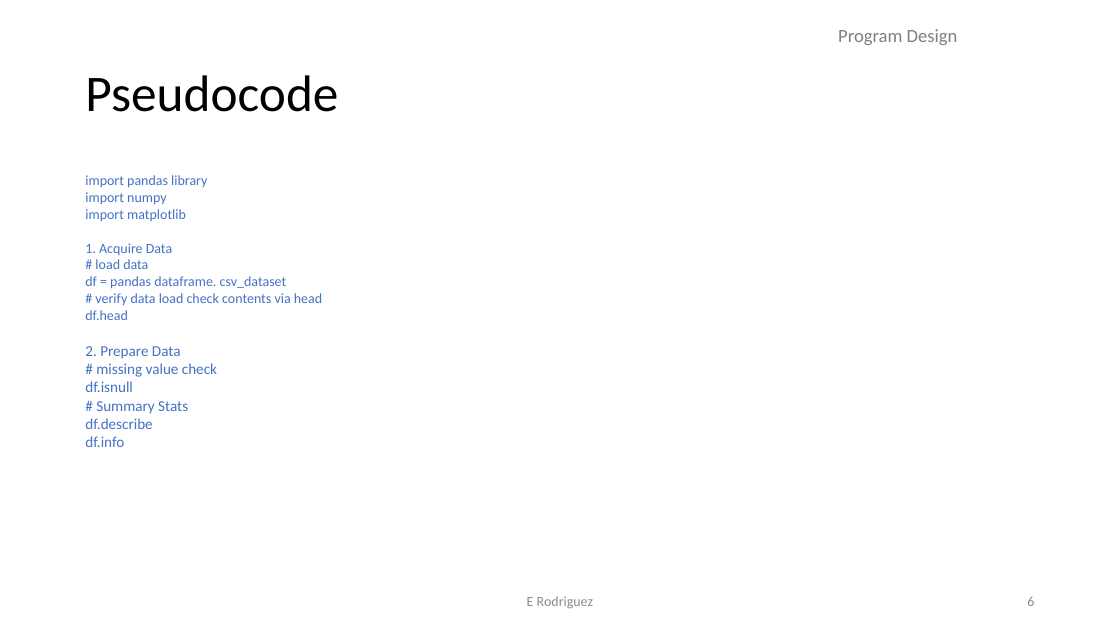
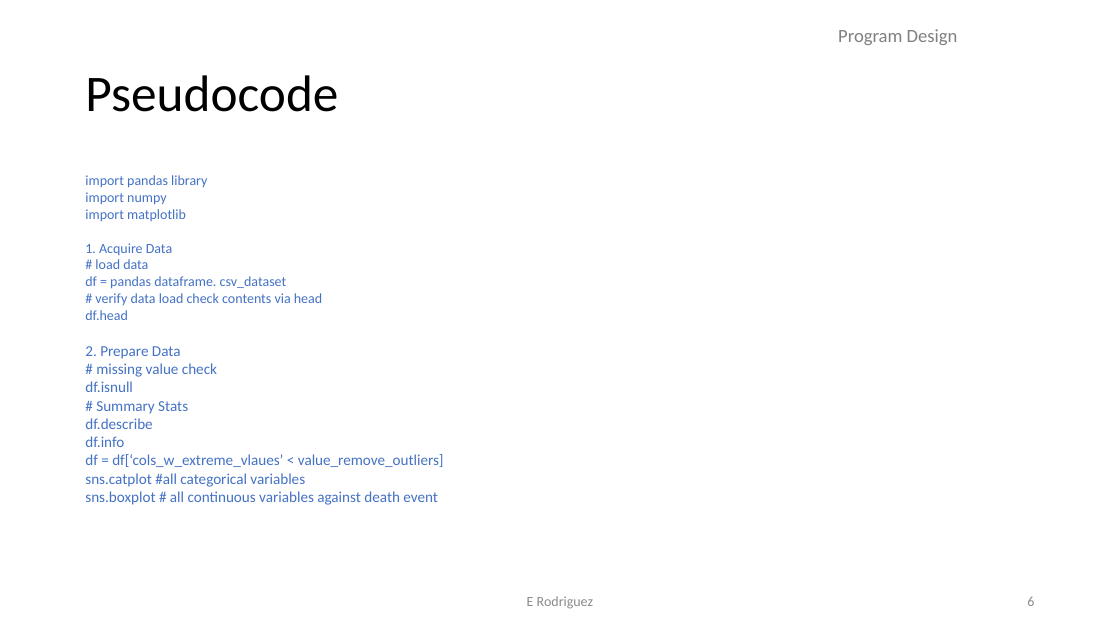
Before and after one commit to kurtgrothe/ANA500, a slide deck: slide 6 of Grothe_ANA500_Micro-Project.pptx. Drawn at 1120x630 pixels with LibreOffice and Linux fonts; fonts in the diff are those of the drawing. Boxes give left, top, right and bottom in pixels: in the first picture for what was removed or moved away, otherwise in the second. Text is boxed around its words. In the diff, an @@ line names an element or a change of style, - is before the commit and + after.

```diff
--- a/Grothe_ANA500_Micro-Project.pptx
+++ b/Grothe_ANA500_Micro-Project.pptx
@@ text at box(85, 454, 444, 505): paragraphs added @@
+df = df[‘cols_w_extreme_vlaues’ < value_remove_outliers]
+sns.catplot #all categorical variables
+sns.boxplot # all continuous variables against death event
```
Also in this commit, not shown: 4 other slides changed, 5 slides added, 1 other file.
